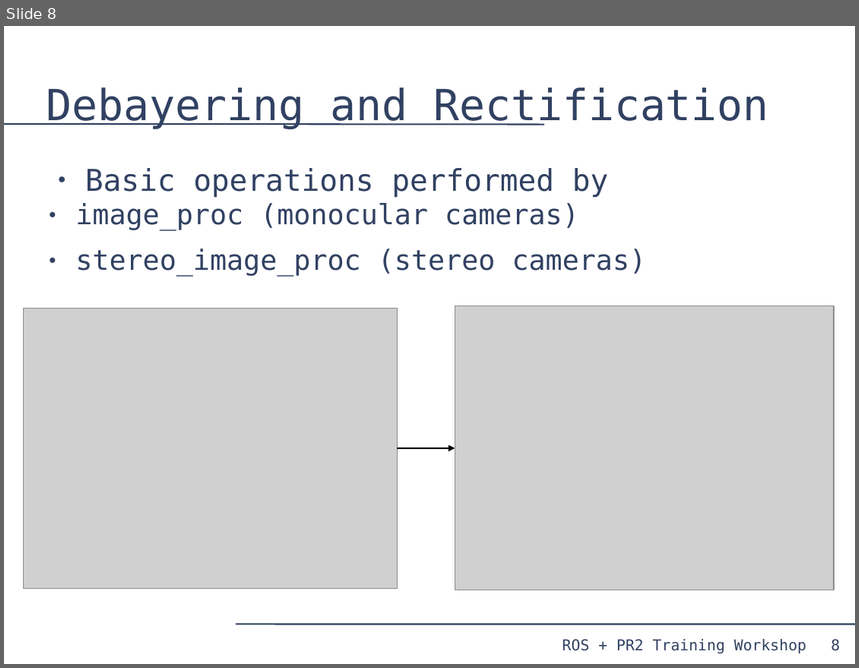
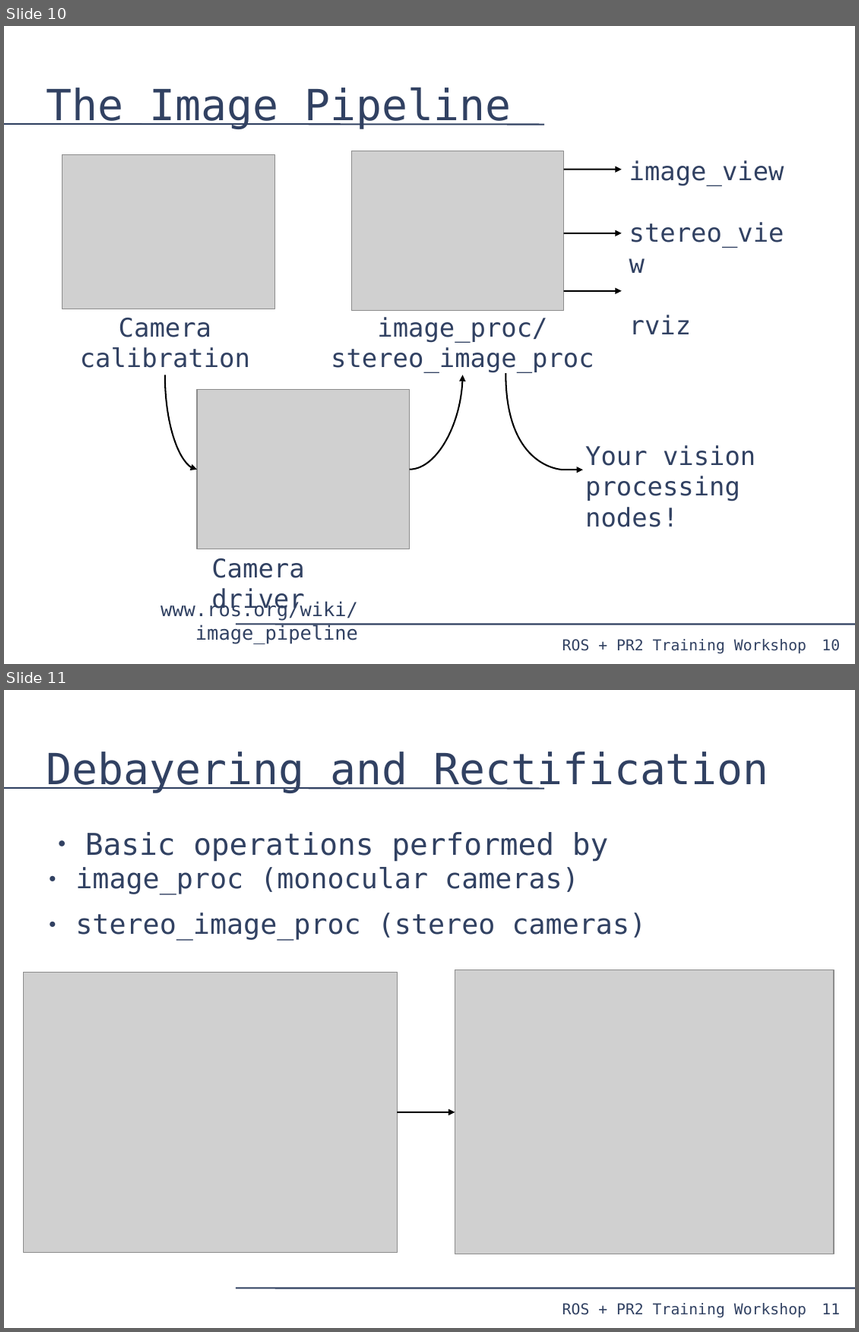
Before and after one commit to PR2/pr2_docs, a slide deck: pr2_training_workshop/processing_camera_data/slides.odp. Shown one above the other, each under a label of ours: slide 8 before the commit, slides 10 and 11 after it. The pictures are 859x668 and 859x1332 pixels, drawn with LibreOffice and Linux fonts; fonts in the diff are those of the drawing; grey boxes stand for pictures. Boxes give left, top, right and bottom in pixels: in the first picture for what was removed or moved away, otherwise in the second. Text is boxed around its words. In the diff, an @@ line names an element or a change of style, - is before the commit and + after.

```diff
--- a/pr2_training_workshop/processing_camera_data/slides.odp
+++ b/pr2_training_workshop/processing_camera_data/slides.odp
@@ slide 10 added at box(4, 26, 855, 664), background #FFFFFF; not listed: 4 template elements that a slide beside it also shows @@
@@ title added at box(47, 88, 512, 129), 40 pt, text #314162 @@
+The Image Pipeline
@@ picture added at box(62, 155, 275, 309) @@
@@ picture added at box(351, 151, 564, 310) @@
@@ text added at box(629, 161, 785, 335), 24 pt, text #314162 @@
+image_view
+stereo_view
+rviz
@@ arrow added from (564, 170) to (622, 170), #000000 1.45 pt @@
@@ arrow added from (564, 233) to (622, 233), #000000 1.45 pt @@
@@ arrow added from (564, 291) to (622, 291), #000000 1.45 pt @@
@@ text added at box(80, 318, 250, 368), 24 pt, text #314162 @@
+Camera calibration
@@ text added at box(331, 317, 595, 373), 24 pt, text #314162 @@
+image_proc/
+stereo_image_proc
@@ curved arrow added from (165, 375) to (197, 470), #000000 1.45 pt @@
@@ picture added at box(197, 390, 410, 550) @@
@@ curved arrow added from (410, 470) to (463, 375), #000000 1.45 pt @@
@@ freeform shape added at box(506, 373, 583, 470), outline #000000 1.45 pt @@
@@ text added at box(585, 446, 756, 528), 24 pt, text #314162 @@
+Your vision processing nodes!
@@ text added at box(211, 559, 304, 613), 24 pt, text #314162 @@
+Camera driver
@@ text added at box(161, 601, 358, 645), 18 pt, text #314162 @@
+www.ros.org/wiki/image_pipeline
@@ what was slide 8 is now slide 11 @@
@@ page number at box(822, 1303, 840, 1315): text changed @@
-8
+11
```
Also in this commit, not shown: 3 slides changed, 1 other slide added.
